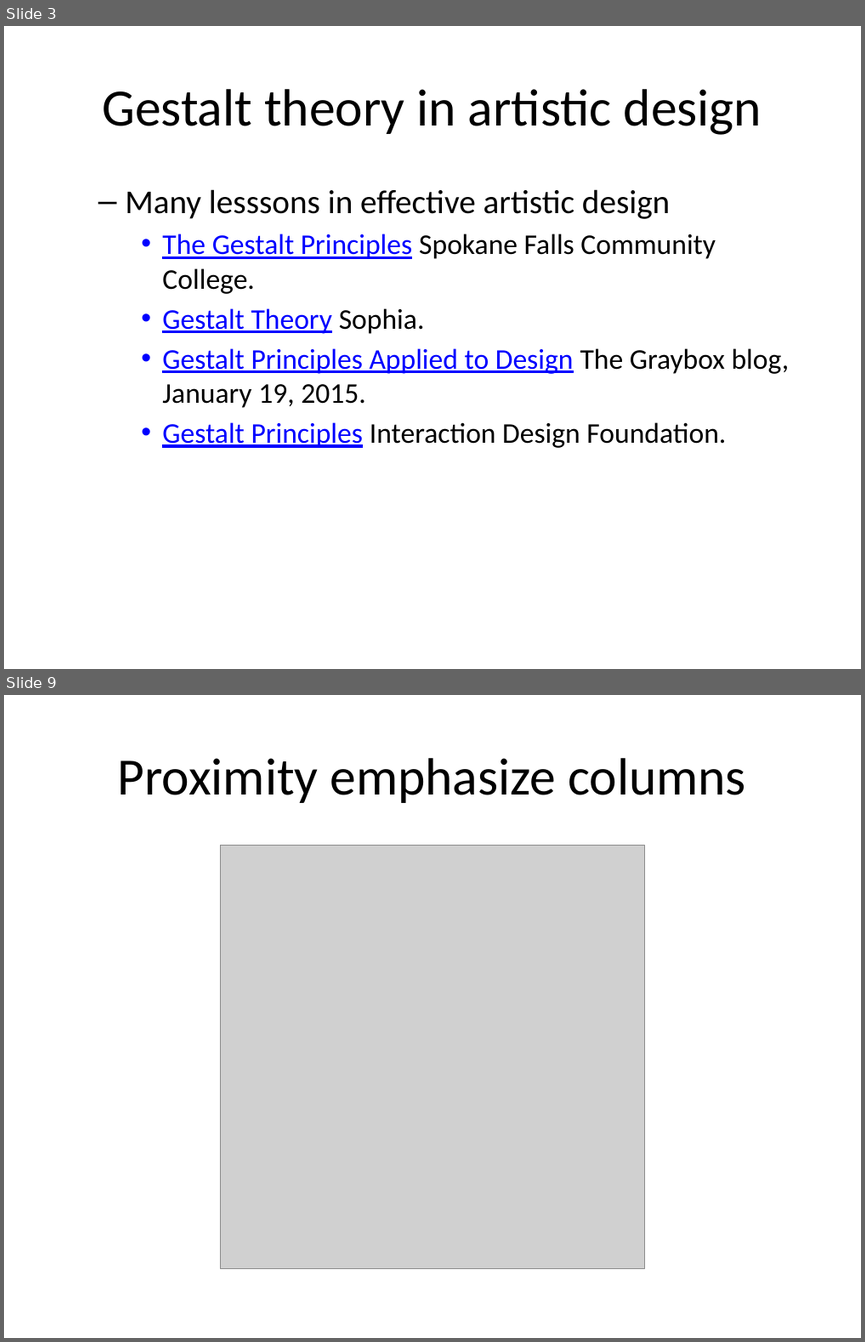
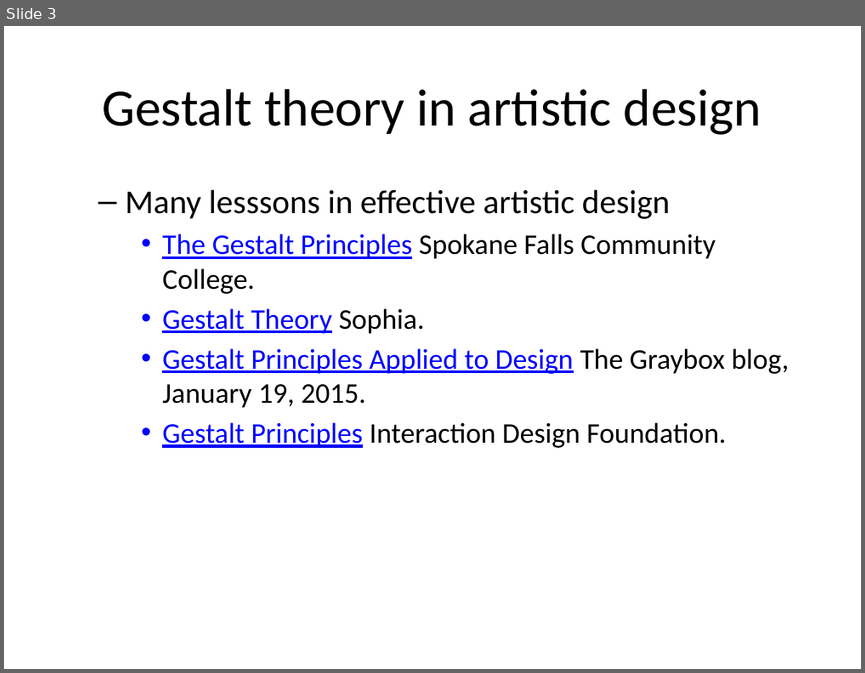
Before and after one commit to pmean/data-visualization, a slide deck: data-viz-03/component/tutorial-gestalt.pptx. Shown one above the other, each under a label of ours: slides 3 and 9 before the commit, slide 3 after it; the slides between them are not shown. The pictures are 865x1342 and 865x673 pixels, drawn with LibreOffice and Linux fonts; fonts in the diff are those of the drawing; grey boxes stand for pictures. Boxes give left, top, right and bottom in pixels: in the first picture for what was removed or moved away, otherwise in the second. Text is boxed around its words. In the diff, an @@ line names an element or a change of style, - is before the commit and + after.

```diff
--- a/data-viz-03/component/tutorial-gestalt.pptx
+++ b/data-viz-03/component/tutorial-gestalt.pptx
@@ slide 9 removed at bbox=[4, 695, 861, 1338], background #FFFFFF @@
@@ title removed at bbox=[118, 758, 746, 803] @@
-Proximity emphasize columns
@@ picture removed at bbox=[221, 845, 644, 1268] @@
```
Also in this commit, not shown: 5 slides changed, 7 slides added, 5 other slides removed, 16 other files.
